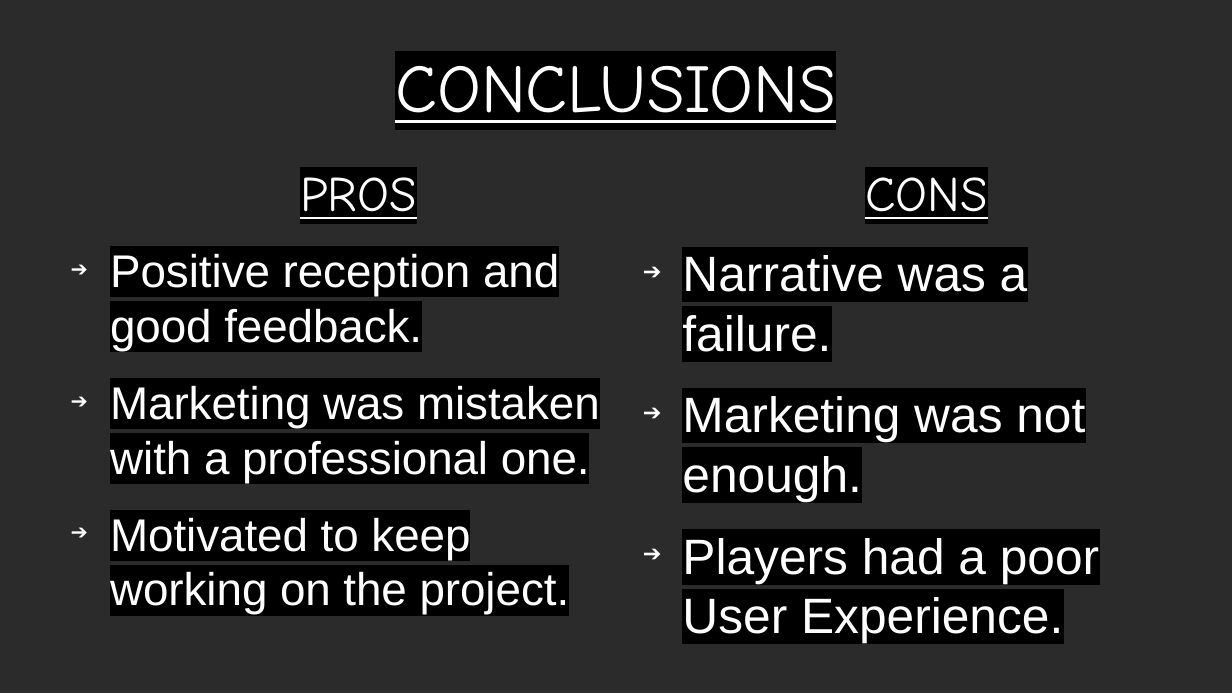
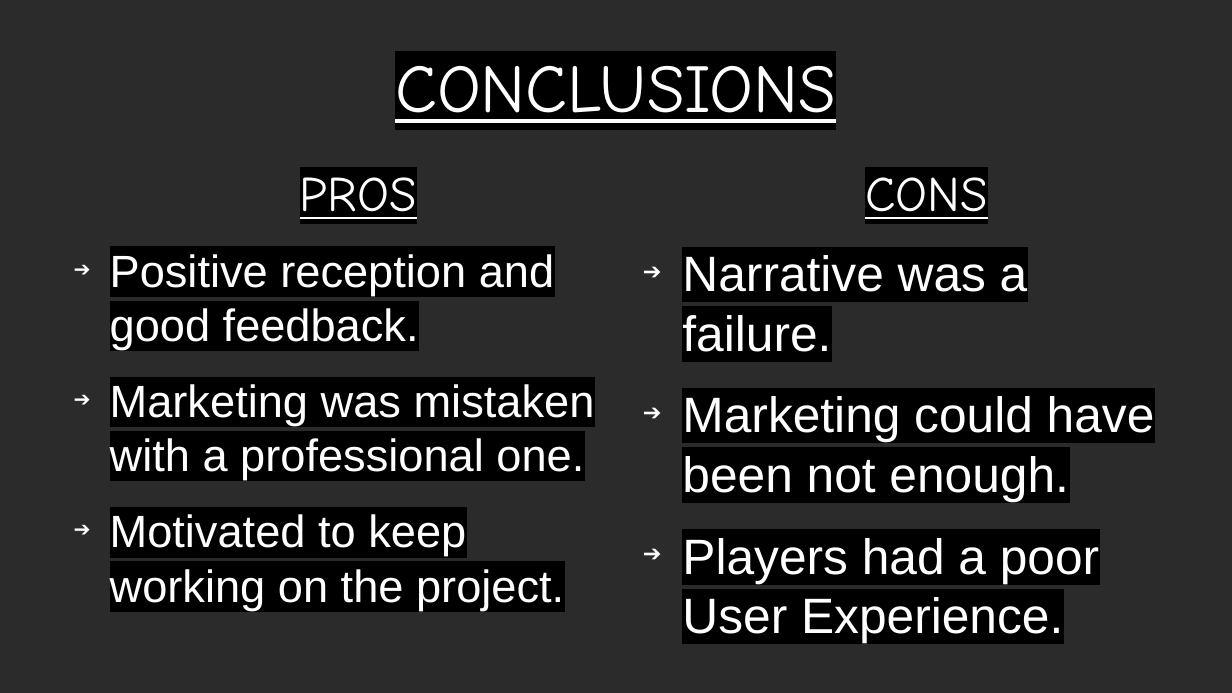
Before and after one commit to BraisGlezArias/TheHeroNeverDies, a slide deck: slide 10 of Documents/Presentation.pptx. Drawn at 1232x693 pixels with LibreOffice and Linux fonts; fonts in the diff are those of the drawing; background and template pictures are left out; a plain dark background stands for a picture behind light text. Boxes give left, top, right and bottom in pixels: in the first picture for what was removed or moved away, otherwise in the second. Text is boxed around its words. In the diff, an @@ line names an element or a change of style, - is before the commit and + after.

```diff
--- a/Documents/Presentation.pptx
+++ b/Documents/Presentation.pptx
@@ text "Positive reception and good feedback." at [110,254,595,610]: size 29.4 to 29.1 pt; indent changed @@
@@ text at [682,255,1099,643]: indent changed @@
@@ text at [682,396,1155,502]: text changed @@
-➔ Marketing was not enough.
+➔ Marketing could have been not enough.
```
Also in this commit, not shown: 1 other slide changed, 3 slides added, 3 slides removed, 5 other files.
